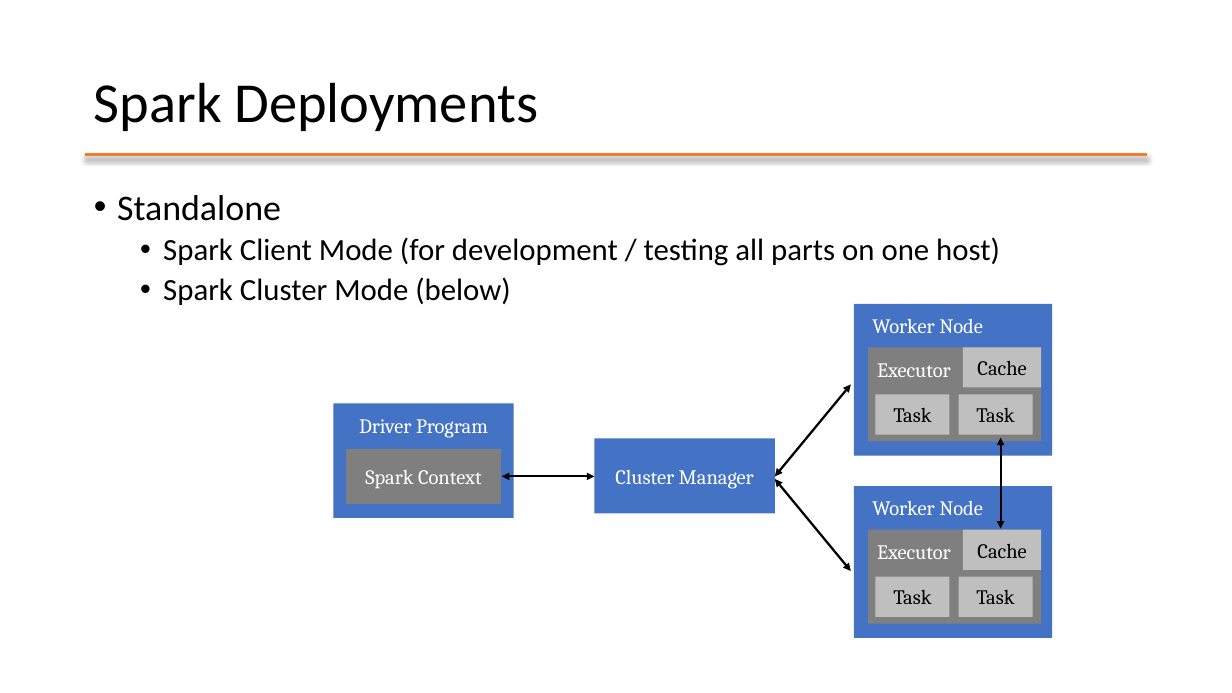
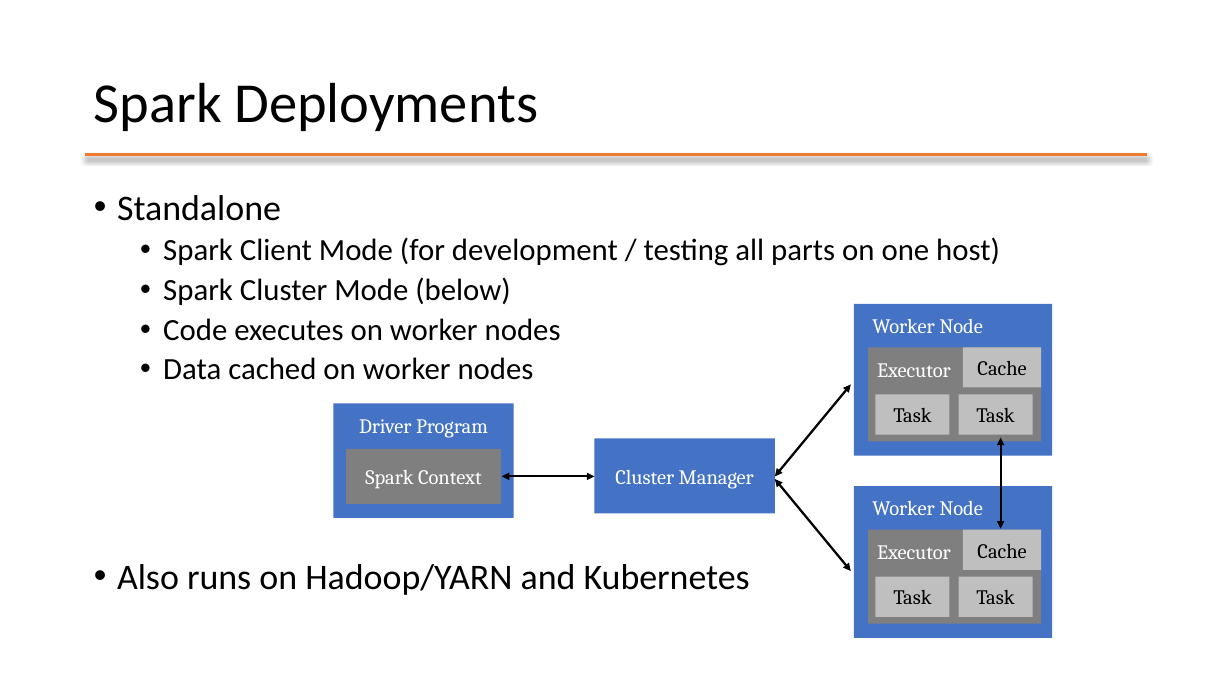
Before and after one commit to mafudge/ist769-old, a slide deck: slide 22 of content/D-Spark/D-Spark-Object-Storage.pptx (slide 19 before the commit). Drawn at 1232x693 pixels with LibreOffice and Linux fonts; fonts in the diff are those of the drawing. Boxes give left, top, right and bottom in pixels: in the first picture for what was removed or moved away, otherwise in the second. Text is boxed around its words. In the diff, an @@ line names an element or a change of style, - is before the commit and + after.

```diff
--- a/content/D-Spark/D-Spark-Object-Storage.pptx
+++ b/content/D-Spark/D-Spark-Object-Storage.pptx
@@ text at [117,318,750,595]: paragraphs added @@
+  • Code executes on worker nodes
+  • Data cached on worker nodes
+• Also runs on Hadoop/YARN and Kubernetes
```
Also in this commit, not shown: 7 other slides changed, 26 slides added, 8 slides removed, 35 other files.
